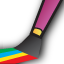
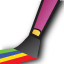
Two versions of the same layered image (64x64). Layer-by-layer changes:
painted on "brush" over [left=0, top=0, right=63, bottom=64]
renamed "Layer 1" to "shadow", painted on it over [left=0, top=0, right=64, bottom=64]
